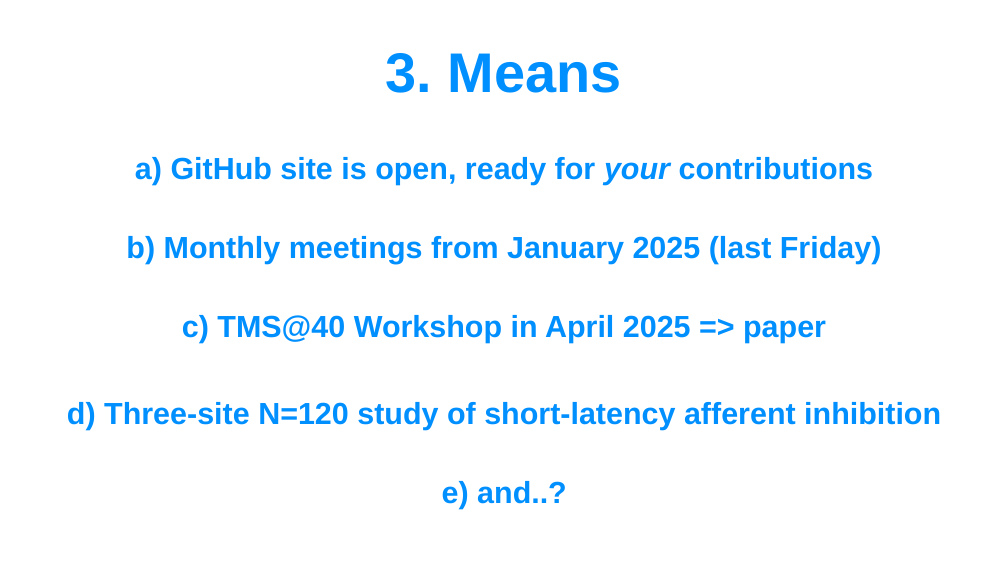
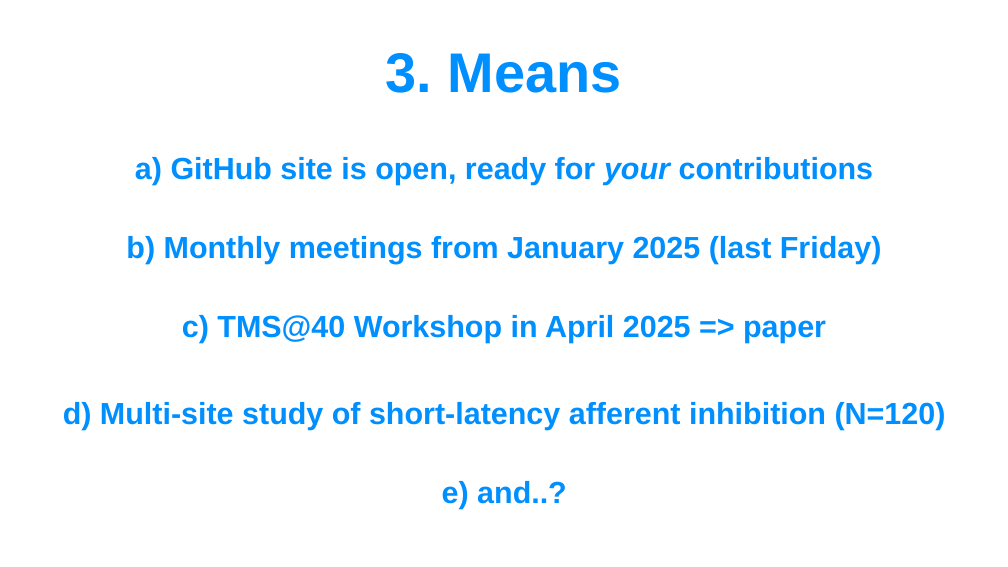
Before and after one commit to TMSMultiLab/TMSMultiLab, a slide deck: slide 11 of Meetings/2025_01_31_TMSMultiLab_Intro.pptx (slide 10 before the commit). Drawn at 1008x567 pixels with LibreOffice and Linux fonts; fonts in the diff are those of the drawing. Boxes give left, top, right and bottom in pixels: in the first picture for what was removed or moved away, otherwise in the second. Text is boxed around its words. In the diff, an @@ line names an element or a change of style, - is before the commit and + after.

```diff
--- a/Meetings/2025_01_31_TMSMultiLab_Intro.pptx
+++ b/Meetings/2025_01_31_TMSMultiLab_Intro.pptx
@@ text at [63, 402, 946, 430]: text changed @@
-d) Three-site N=120 study of short-latency afferent inhibition
+d) Multi-site study of short-latency afferent inhibition (N=120)
```
Also in this commit, not shown: 7 other slides changed, 2 slides added.
